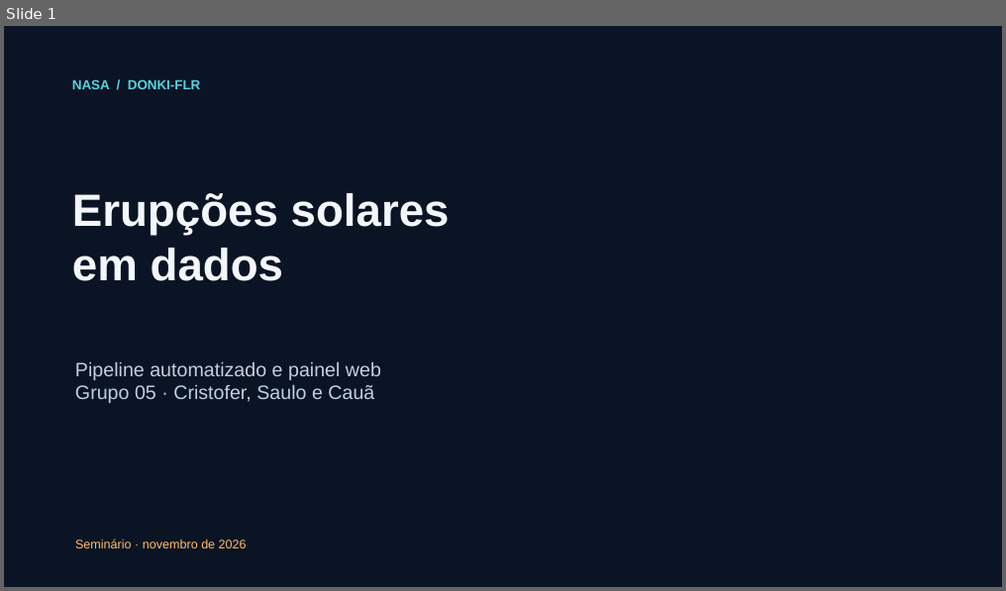
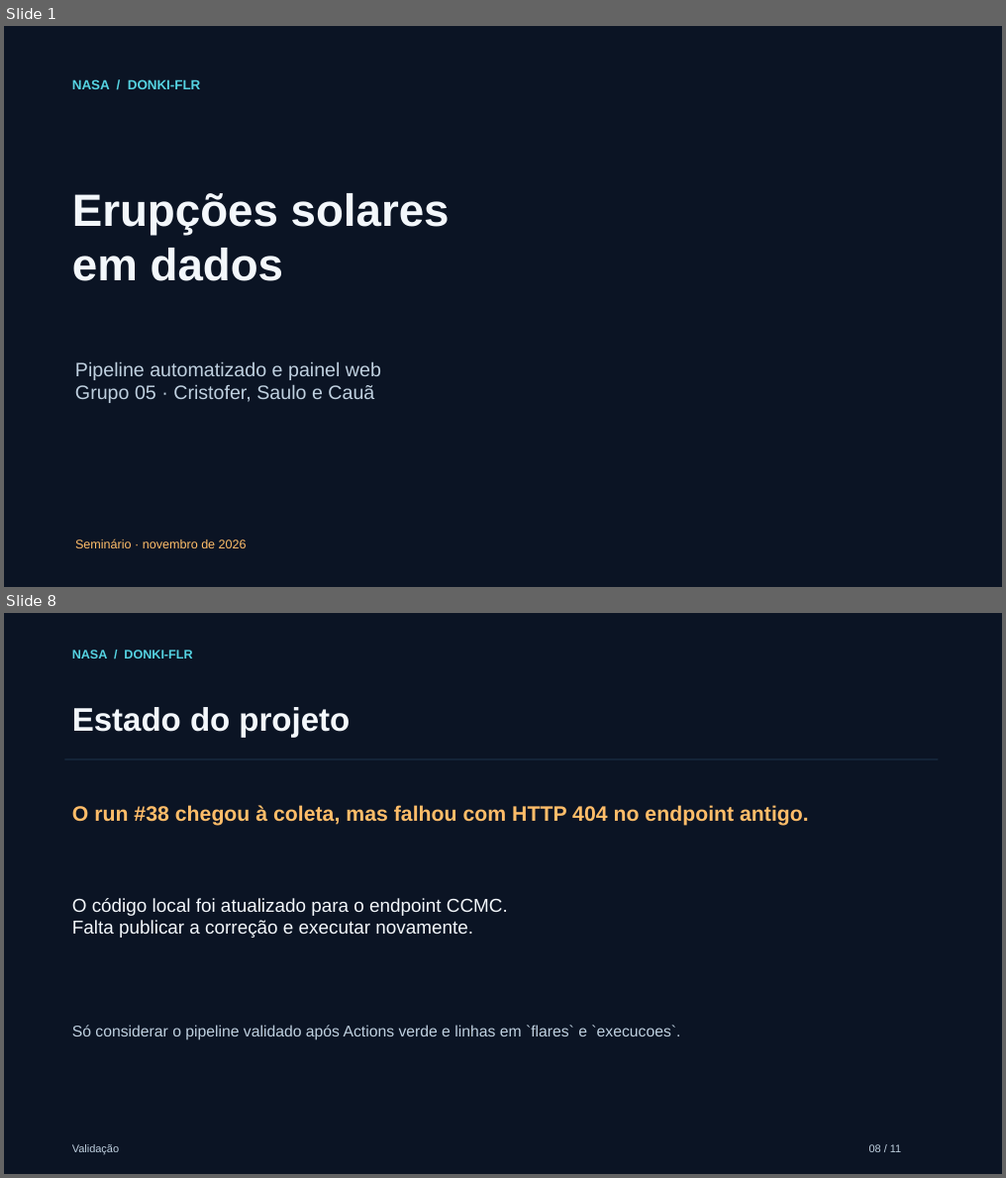
Before and after one commit to API-NASA-CCS/DONKI-FLR, a slide deck: docs/apresentacao.pptx. Shown one above the other, each under a label of ours: slide 1 before the commit, slides 1 and 8 after it; the slides between them are not shown. The pictures are 1006x591 and 1006x1178 pixels, drawn with LibreOffice and Linux fonts; fonts in the diff are those of the drawing. Boxes give left, top, right and bottom in pixels: in the first picture for what was removed or moved away, otherwise in the second. Text is boxed around its words. In the diff, an @@ line names an element or a change of style, - is before the commit and + after.

Commit message:
Corrige endpoint DONKI após migração CCMC

```diff
--- a/docs/apresentacao.pptx
+++ b/docs/apresentacao.pptx
@@ slide 8 added at (4,613,1002,1174), background #0B1424 @@
@@ text added at (72,650,192,659), 12 pt, text #55D2E1, bold @@
+NASA / DONKI-FLR
@@ text added at (72,707,350,738), 31.5 pt, text #F3F7FB, bold @@
+Estado do projeto
@@ line added from (64, 760) to (939, 760), #27435E 0.75 pt @@
@@ text added at (72,805,809,826), 20.2 pt, text #FFBD69, bold @@
+O run #38 chegou à coleta, mas falhou com HTTP 404 no endpoint antigo.
@@ text added at (72,898,508,938), 18 pt, text #F3F7FB @@
+O código local foi atualizado para o endpoint CCMC.
+Falta publicar a correção e executar novamente.
@@ text added at (72,1025,680,1041), 15 pt, text #BFD0DF @@
+Só considerar o pipeline validado após Actions verde e linhas em `flares` e `execucoes`.
@@ text added at (72,1145,119,1155), 10.5 pt, text #BFD0DF @@
+Validação
@@ text added at (869,1145,901,1153), 10.5 pt, text #BFD0DF @@
+08 / 11
```
Also in this commit, not shown: 7 slides changed, 2 other slides added, 3 slides removed, 8 other files.
